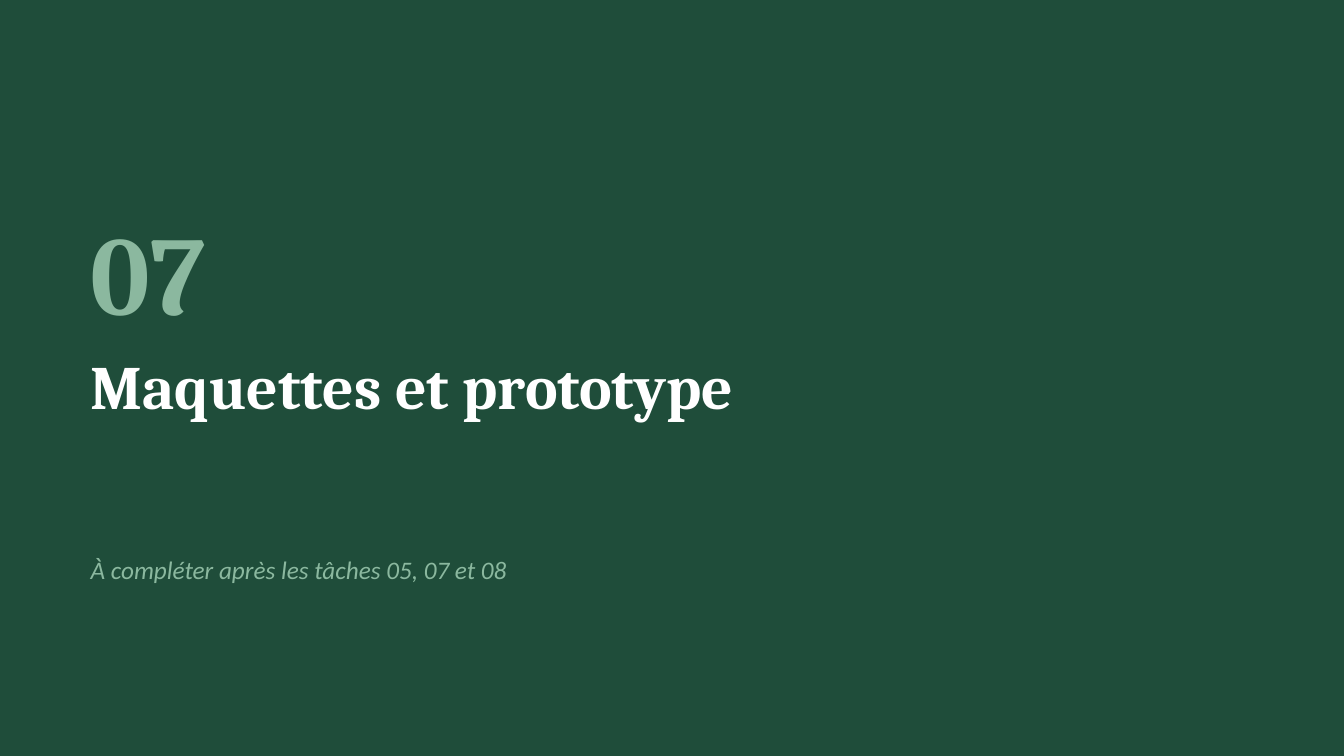
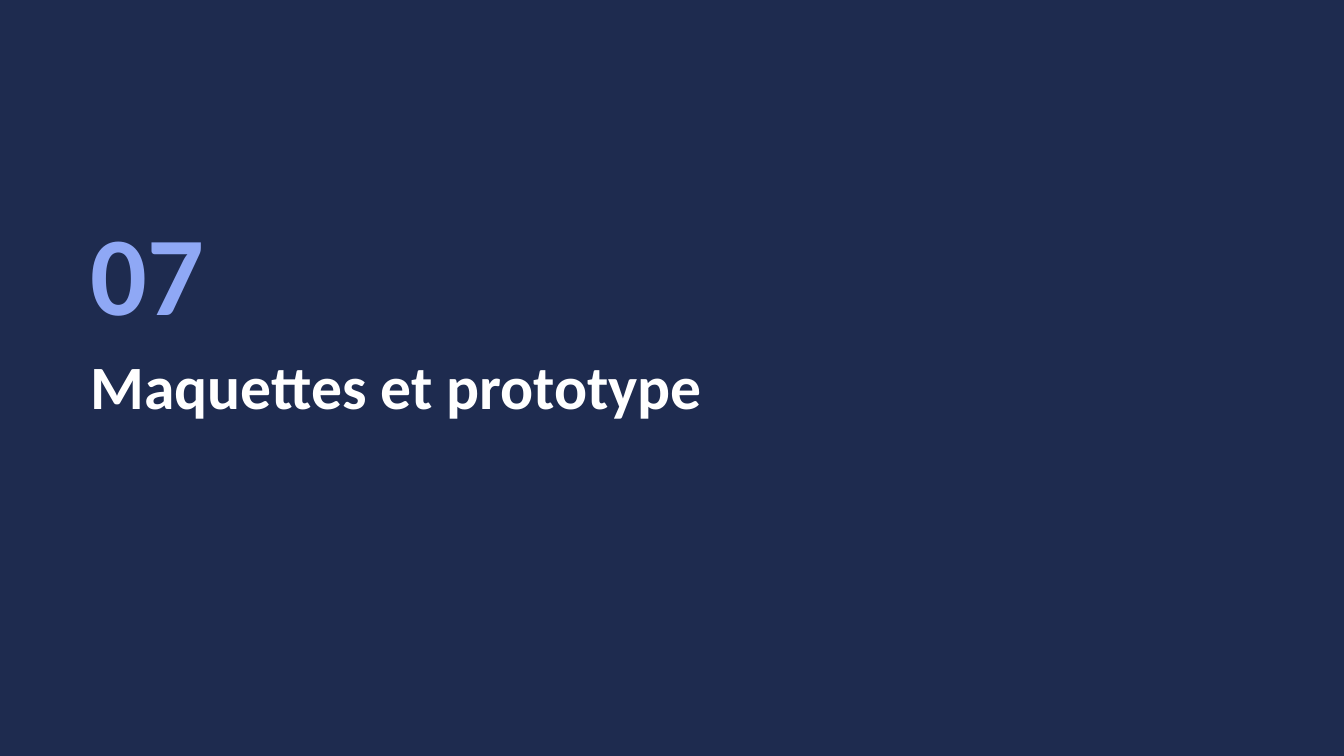
Before and after one commit to kaderouadahi/EcoBudget, a slide deck: slide 36 of livrables/EcoBudget.pptx. Drawn at 1344x756 pixels with LibreOffice and Linux fonts; fonts in the diff are those of the drawing. Boxes give left, top, right and bottom in pixels: in the first picture for what was removed or moved away, otherwise in the second. Text is boxed around its words. In the diff, an @@ line names an element or a change of style, - is before the commit and + after.

Commit message:
Maquettes et prototype interactif : 22 écrans (téléphone et ordinateur), images, matrice et diaporama mis à jour

```diff
--- a/livrables/EcoBudget.pptx
+++ b/livrables/EcoBudget.pptx
@@ background #1F4D3A to #1E2B4F @@
@@ text "07" at (91, 241, 204, 316): font Cambria to Calibri, text colour #8BB89F to #8FA8F5 @@
@@ title "Maquettes et prototype" at (91, 369, 702, 419): font Cambria to Calibri @@
@@ text removed at (91, 559, 507, 583) @@
-À compléter après les tâches 05, 07 et 08
```
Also in this commit, not shown: 40 other slides changed, 8 slides added, 27 other files.
